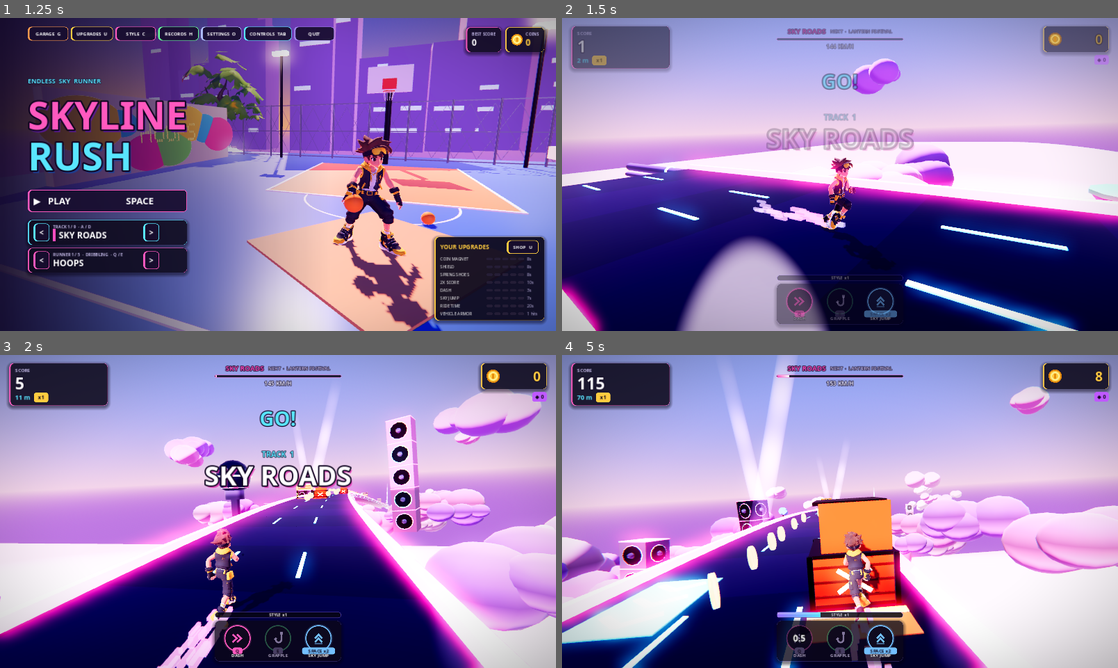
Above: before the commit, frames 1-4 (two rows, left to right).
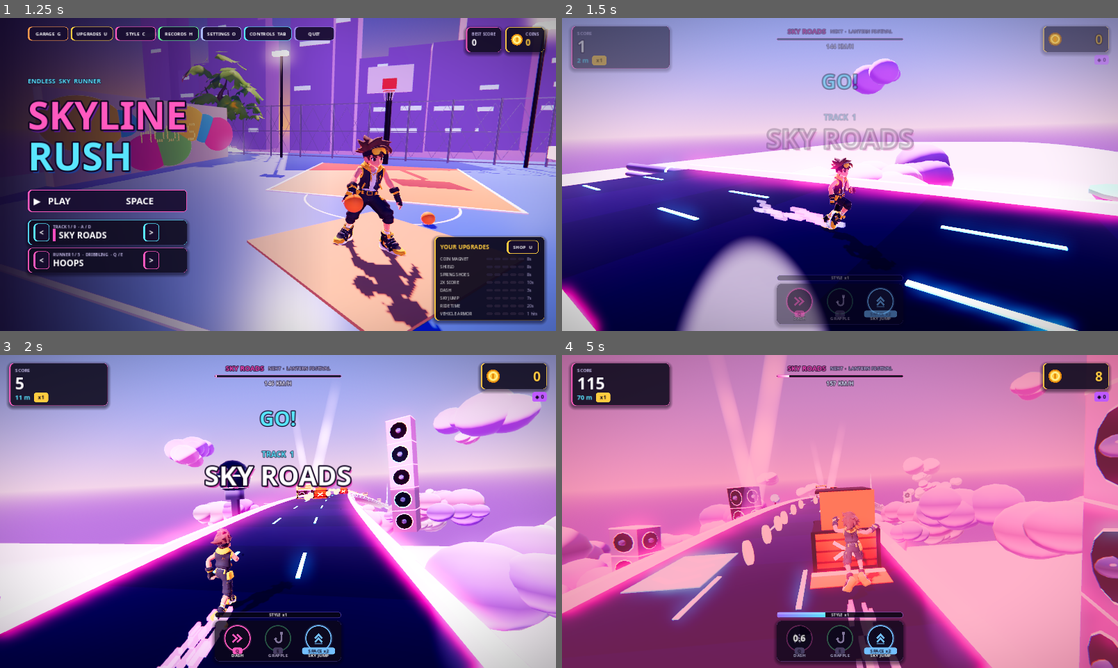
Above: after the commit, the same moments.

Repository: gaddixegaming-ux/SkylinRush
Game: Godot game, scene res://main.tscn
Two runs of this game, one before a commit and one after it. Both use one fixed random seed, a clock stepped at 60 frames per second and the inputs below.
Inputs (mouse positions are in pixels of both pictures, inside the frame that each line leads up to):
- Up to frame 1 (1.25 s): click "▶ PLAY SPACE" at 0.5 s
- Up to frame 2 (1.5 s): click "▶ PLAY SPACE" at 1.25 s
- Up to frame 3 (2 s): no input
- Up to frame 4 (5 s): tap Enter (confirm) at 2 s; move the mouse to (962, 495) at 2.02 s; hold D (right) 2.03-2.75 s; hold Q (ab_dash) 2.03-2.75 s; click (962, 495) at 2.17 s; tap W (jump) at 2.27 s; drag from (728, 527) to (812, 574) at 2.77 s; move the mouse to (895, 442) at 3.52 s; hold D (right) 3.53-4.25 s; hold Enter (confirm) 3.53-4.25 s; drag from (812, 574) to (673, 464) at 4.27 s

Frame 1 is identical in both runs. In frame 2, less than 0.1% of the frame differs, in the area x 0-100%, y 12-100%; in frame 3, 0.3%; in frame 4, 94%, in the area x 0-100%, y 0-100%.

Commit message:
Stepped speed: long constant stretches with small speed-ups
Co-Authored-By: Claude Opus 5.5 <noreply@anthropic.com>
Claude-Session: https://claude.ai/code/session_01RG8yggh11HgPDzn9FhfbN7

Diff:
--- a/skyline_rush/scripts/main.gd
+++ b/skyline_rush/scripts/main.gd
@@ -23,6 +23,13 @@
 const START_SPEED := 16.0
 const MAX_SPEED := 44.0
 const SPEED_GAIN := 0.3
+## Stepped pacing: warm up to CRUISE_SPEED, then the speed stays constant for
+## SPEED_HOLD seconds, rises a little (SPEED_STEP, eased in over a few
+## seconds), and holds again - until MAX_SPEED.
+const CRUISE_SPEED := 24.0
+const SPEED_HOLD := 45.0
+const SPEED_STEP := 2.5
+const SPEED_EASE := 0.7   # m/s per second while stepping up
 const MENU_SPEED := 9.0
 const ZONE_LEN := 750.0
 
@@ -89,6 +96,8 @@
 var stars_mat: StandardMaterial3D
 
 var speed := START_SPEED
+var speed_target := CRUISE_SPEED
+var speed_hold := 0.0
 var distance := 0.0
 var score := 0.0
 var gold := 0
@@ -851,6 +860,8 @@
 	panel = ""
 	hud.show_panel("", {})
 	speed = START_SPEED
+	speed_target = CRUISE_SPEED
+	speed_hold = 0.0
 	distance = 0.0
 	score = 0.0
 	gold = 0
@@ -1105,7 +1116,7 @@
 
 
 func _play_step(delta: float) -> void:
-	speed = minf(MAX_SPEED, speed + SPEED_GAIN * delta)
+	_tick_speed(delta)
 	_tick_abilities(delta)
 	var wmult := _speed_mult()
 	var eff := speed * wmult
@@ -2684,3 +2695,18 @@
 	d["perf_level"] = perf_level
 	d["mobile"] = is_mobile
 	return d
+
+
+func _tick_speed(delta: float) -> void:
+	if speed < speed_target:
+		# warm-up is quicker; later steps ease in gently
+		var rate := SPEED_GAIN * 1.4 if speed_target <= CRUISE_SPEED else SPEED_EASE
+		speed = minf(speed_target, speed + rate * delta)
+		return
+	speed_hold += delta
+	if speed_hold >= SPEED_HOLD and speed_target < MAX_SPEED:
+		speed_hold = 0.0
+		speed_target = minf(MAX_SPEED, speed_target + SPEED_STEP)
+		hud.popup("SPEED UP!", Color(1.0, 0.6, 0.3), 40)
+		audio.play("ready", 0.9, -4.0)
+		cam.punch_fov(6.0)
Not shown, changed: skyline_rush/README.md
